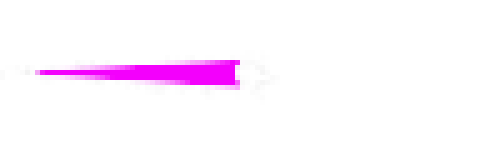
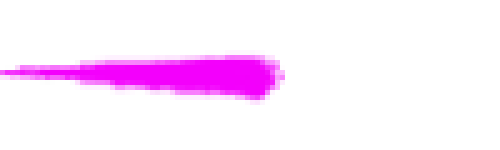
Layer changes from the first 500 × 150 image to the second:
painted on "Pasted Layer" over [0, 50, 285, 105]
